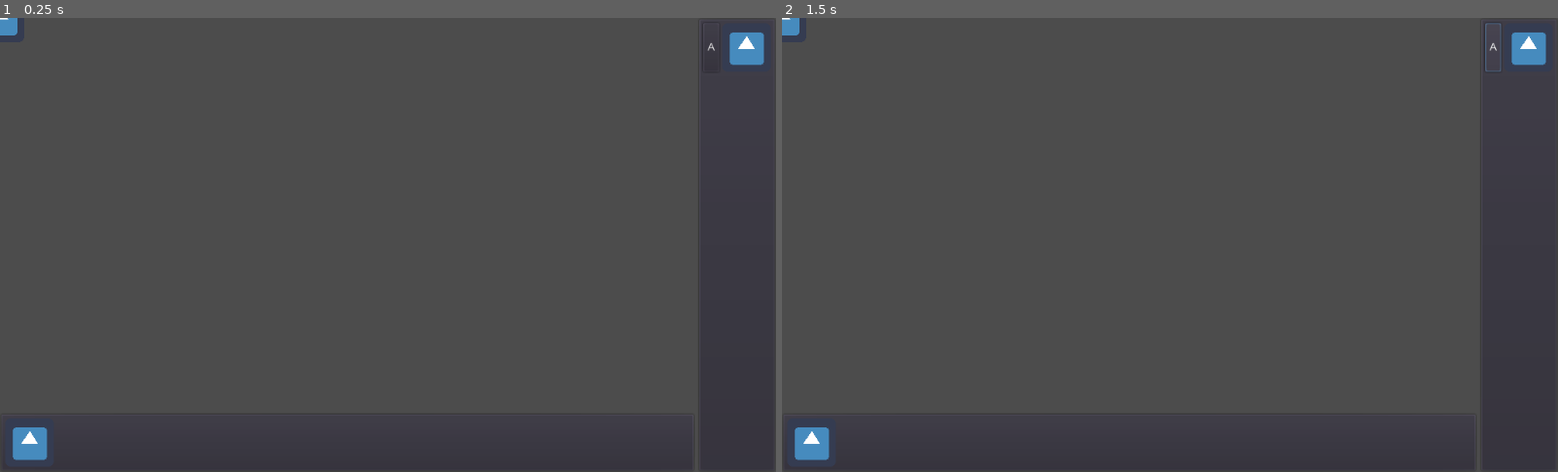
Above: before the commit, frames 1-2 (left to right).
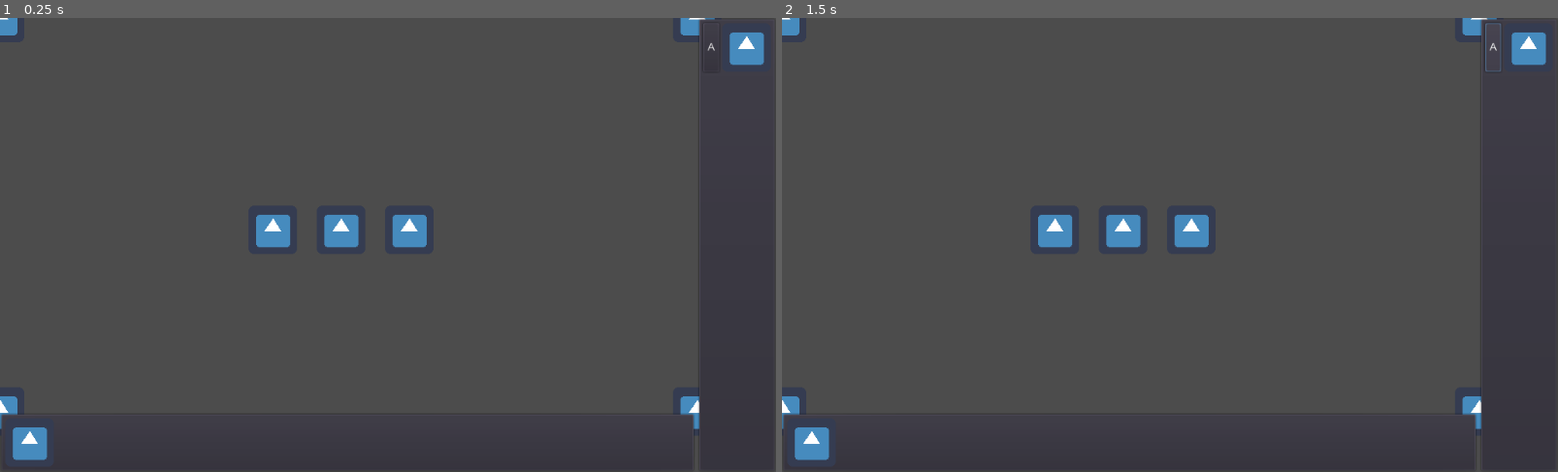
Above: after the commit, the same moments.

Repository: voxelv/azr
Game: Godot game, scene res://scenes/main.tscn
Same seed, same stepped clock (60 frames per second), same inputs: the game is played once before the commit and once after it. The engine's default icon, where the game draws it, is replaced by a stand-in: a white triangle on a blue panel in a dark square.
Inputs:
- Up to frame 1 (0.25 s): no input
- Up to frame 2 (1.5 s): click "A" at 0.5 s; click "A" at 1.25 s

The runs differ from the first frame. In frame 1, 1.3% of the frame differs, in the area x 0-93%, y 0-91%; in frame 2, 1.3%.

Commit message:
panning working

Diff:
--- a/scenes/main.tscn
+++ b/scenes/main.tscn
@@ -1,36 +1,22 @@
-[gd_scene load_steps=5 format=2]
-
-[ext_resource path="res://scripts/main.gd" type="Script" id=1]
-[ext_resource path="res://scripts/game_container.gd" type="Script" id=2]
-[ext_resource path="res://icon.png" type="Texture" id=3]
-[ext_resource path="res://scripts/ui_layer.gd" type="Script" id=4]
+[gd_scene load_steps=4 format=2]
+
+[ext_resource path="res://scripts/ui_layer.gd" type="Script" id=1]
+[ext_resource path="res://icon.png" type="Texture" id=2]
+[ext_resource path="res://scripts/game_layer.gd" type="Script" id=3]
 
 [node name="main" type="Node" index="0"]
 
-script = ExtResource( 1 )
 _sections_unfolded = [ "Margin" ]
 
-[node name="game_layer" type="CanvasLayer" parent="." index="0"]
-
-layer = 0
-offset = Vector2( 0, 0 )
-rotation = 0.0
-scale = Vector2( 1, 1 )
-transform = Transform2D( 1, 0, 0, 1, 0, 0 )
-script = ExtResource( 2 )
-
-[node name="Sprite" type="Sprite" parent="game_layer" index="0"]
-
-texture = ExtResource( 3 )
-
-[node name="ui_layer" type="CanvasLayer" parent="." index="1"]
+[node name="ui_layer" type="CanvasLayer" parent="." index="0"]
 
 layer = 1
 offset = Vector2( 0, 0 )
 rotation = 0.0
 scale = Vector2( 1, 1 )
 transform = Transform2D( 1, 0, 0, 1, 0, 0 )
-script = ExtResource( 4 )
+script = ExtResource( 1 )
+_sections_unfolded = [ "Pause" ]
 
 [node name="HBoxContainer" type="HBoxContainer" parent="ui_layer" index="0"]
 
@@ -146,12 +132,12 @@
 margin_bottom = 593.0
 rect_pivot_offset = Vector2( 0, 0 )
 rect_clip_content = false
-mouse_filter = 1
-mouse_default_cursor_shape = 0
-size_flags_horizontal = 1
-size_flags_vertical = 1
-alignment = 0
-_sections_unfolded = [ "Size Flags" ]
+mouse_filter = 0
+mouse_default_cursor_shape = 0
+size_flags_horizontal = 1
+size_flags_vertical = 1
+alignment = 0
+_sections_unfolded = [ "Mouse", "Size Flags" ]
 
 [node name="HBoxContainer" type="HBoxContainer" parent="ui_layer/HBoxContainer/PanelContainer/VBoxContainer2" index="0"]
 
@@ -223,5 +209,53 @@
 mouse_default_cursor_shape = 0
 size_flags_horizontal = 1
 size_flags_vertical = 1
-texture = ExtResource( 3 )
+texture = ExtResource( 2 )
 stretch_mode = 0
+
+[node name="game_layer" type="CanvasLayer" parent="." index="1"]
+
+layer = 0
+offset = Vector2( 0, 0 )
+rotation = 0.0
+scale = Vector2( 1, 1 )
+transform = Transform2D( 1, 0, 0, 1, 0, 0 )
+script = ExtResource( 3 )
+_sections_unfolded = [ "Pause", "Shadow Atlas" ]
+
+[node name="Sprite" type="Sprite" parent="game_layer" index="0"]
+
+texture = ExtResource( 2 )
+_sections_unfolded = [ "Transform" ]
+
+[node name="Sprite2" type="Sprite" parent="game_layer" index="1"]
+
+position = Vector2( 920, 0 )
+texture = ExtResource( 2 )
+
+[node name="Sprite3" type="Sprite" parent="game_layer" index="2"]
+
+position = Vector2( 920, 520 )
+texture = ExtResource( 2 )
+
+[node name="Sprite4" type="Sprite" parent="game_layer" index="3"]
+
+position = Vector2( 0, 520 )
+texture = ExtResource( 2 )
+
+[node name="Sprite5" type="Sprite" parent="game_layer" index="4"]
+
+position = Vector2( 360, 280 )
+texture = ExtResource( 2 )
+_sections_unfolded = [ "Transform" ]
+
+[node name="Sprite6" type="Sprite" parent="game_layer" index="5"]
+
+position = Vector2( 450, 280 )
+texture = ExtResource( 2 )
+_sections_unfolded = [ "Transform" ]
+
+[node name="Sprite7" type="Sprite" parent="game_layer" index="6"]
+
+position = Vector2( 540, 280 )
+texture = ExtResource( 2 )
+_sections_unfolded = [ "Transform" ]
--- a/scripts/game_container.gd
+++ /dev/null
@@ -1,15 +0,0 @@
-extends CanvasLayer
-
-
-var mouse_pressed = false
-
-func _ready():
-	pass
-
-func _unhandled_input(event):
-	if event is InputEventMouseButton:
-		if event.button_index == BUTTON_LEFT:
-			mouse_pressed = event.pressed
-	elif event is InputEventMouseMotion:
-		if mouse_pressed:
-			offset += event.relative
--- /dev/null
+++ b/scripts/game_layer.gd
@@ -0,0 +1,47 @@
+extends CanvasLayer
+
+var zoom_speed = 0.2
+var zoom_factor = 1.0
+
+var mouse_pressed = false
+var prev_offset
+
+func _ready():
+	prev_offset = offset
+	pass
+
+func _input(event):
+	if event is InputEventMouseMotion:
+		if mouse_pressed:
+			offset += event.relative
+
+func _unhandled_input(event):
+
+	if event is InputEventMouseButton:
+		if event.button_index == BUTTON_LEFT:
+			mouse_pressed = event.pressed
+
+#		elif event.button_index == BUTTON_WHEEL_UP:
+#			var prev_pos = $origin.get_local_mouse_position()
+##			print(prev_pos)
+#
+#			var zdiff = 1.0 + zoom_speed
+#
+#			var ofst = ((prev_pos * zdiff) - prev_pos) / zdiff
+##			print(ofst)
+#
+#			scale.x += zoom_speed
+#			scale.y += zoom_speed
+#			print(scale)
+#
+##			offset -= ofst
+#
+#		elif event.button_index == BUTTON_WHEEL_DOWN:
+#			var zdiff = 1.0 - zoom_speed
+#
+#			var ofstx = (zdiff * event.position.x) - event.position.x
+#			var ofsty = (zdiff * event.position.y) - event.position.y
+#
+#			scale.x -= zoom_speed
+#			scale.y -= zoom_speed
+#			print(scale)
--- a/scripts/main.gd
+++ /dev/null
@@ -1,15 +0,0 @@
-extends Node
-
-# class member variables go here, for example:
-# var a = 2
-# var b = "textvar"
-
-func _ready():
-	pass
-
-func _unhandled_input(event):
-	if event is InputEventMouseMotion:
-		if $game_layer.mouse_pressed:
-			$ui_layer.set_process_unhandled_input(false)
-		else:
-			$ui_layer.set_process_unhandled_input(true)
--- a/scripts/ui_layer.gd
+++ b/scripts/ui_layer.gd
@@ -3,6 +3,3 @@
 
 func _ready():
 	pass
-
-func _input(event):
-	pass
Not shown: 1 places in scenes/main.tscn that only renumber resources
